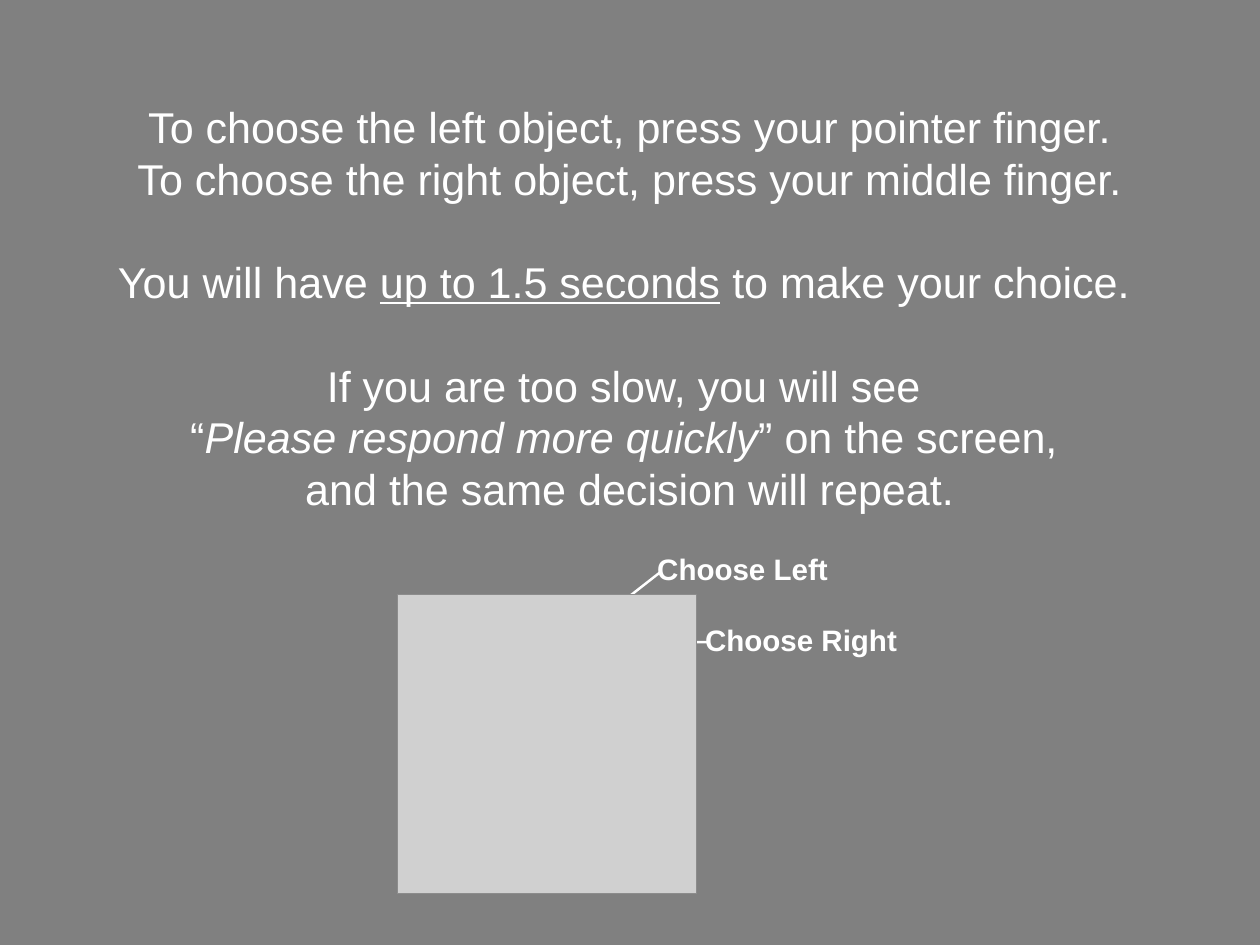
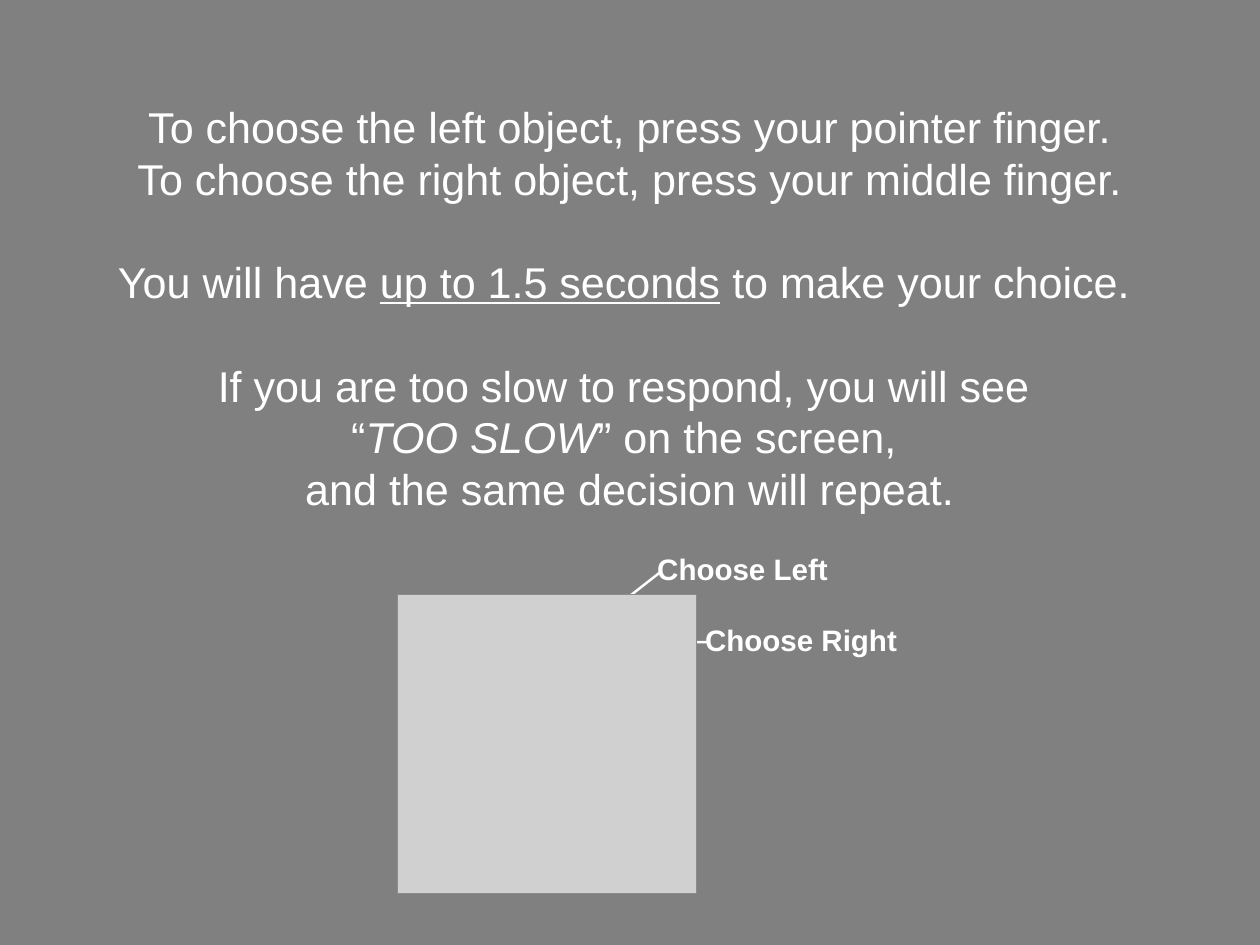
Before and after one commit to NatalieBiderman/Categories_fMRI_MTurk, a slide deck: slide 6 of static/Tools/fMRIDirections.pptx. Drawn at 1260x945 pixels with LibreOffice and Linux fonts; fonts in the diff are those of the drawing; grey boxes stand for pictures. Boxes give left, top, right and bottom in pixels: in the first picture for what was removed or moved away, otherwise in the second. Text is boxed around its words. In the diff, an @@ line names an element or a change of style, - is before the commit and + after.

```diff
--- a/static/Tools/fMRIDirections.pptx
+++ b/static/Tools/fMRIDirections.pptx
@@ subtitle at bbox=[218, 371, 1029, 459]: text changed @@
-If you are too slow, you will see
-“Please respond more quickly” on the screen,
+If you are too slow to respond, you will see
+“TOO SLOW” on the screen,
```
Also in this commit, not shown: 7 other slides changed, 59 other files.
